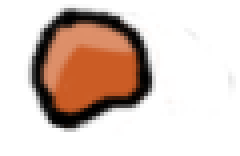
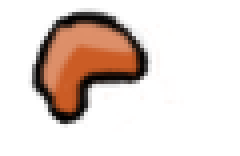
Layered file, before and after one edit (240px x 156px). Changes by layer:
showed "head_1_bor", painted on it over [24, 4, 236, 132]
showed "head_1_ass", painted on it over [36, 16, 176, 132]
hid "head_0_bor", painted on it over [24, 4, 236, 132]
hid "head_0_ass", painted on it over [36, 16, 176, 132]
